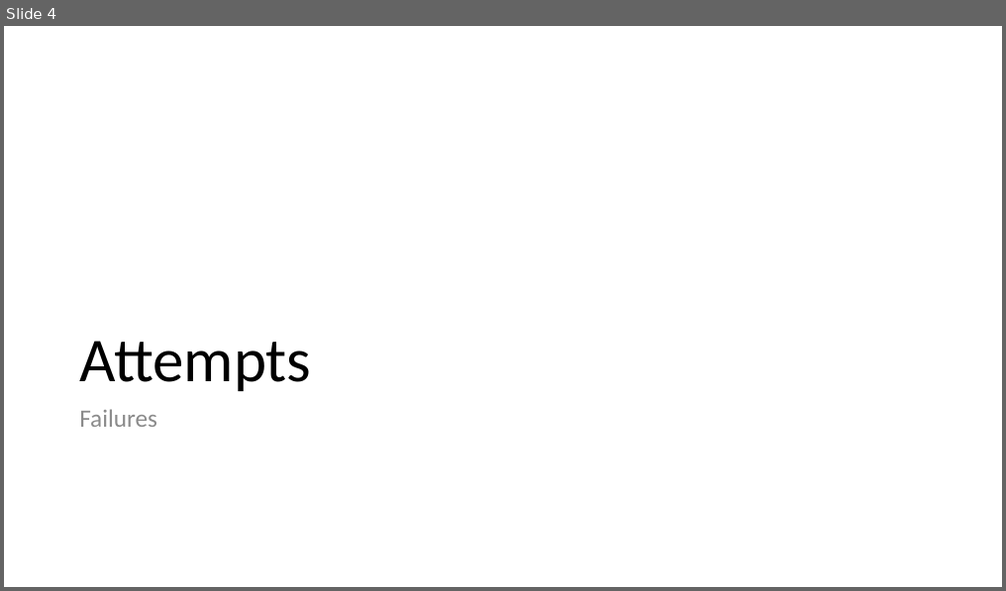
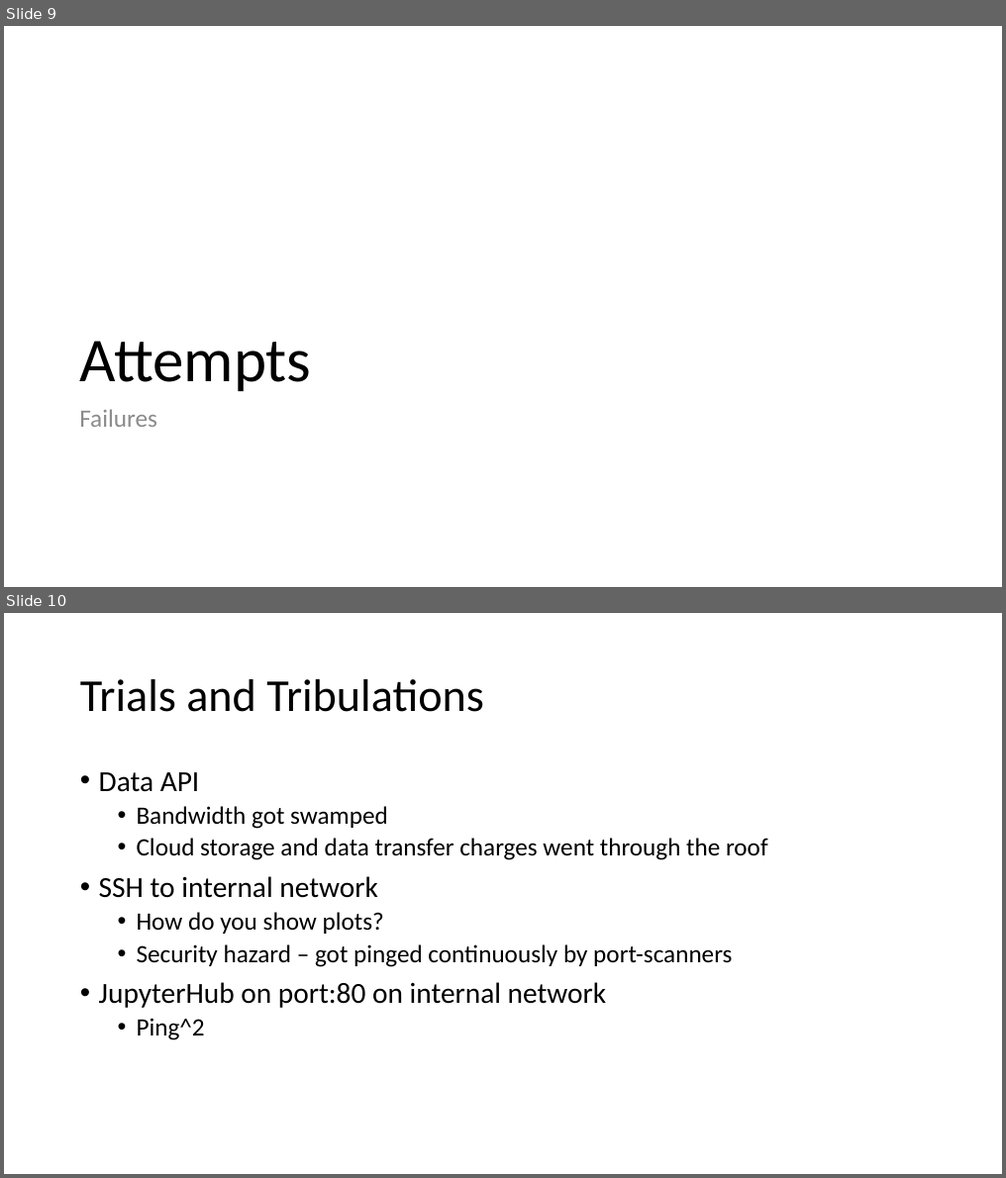
Before and after one commit to shyams80/pluto, a slide deck: media/Pluto.pptx. Shown one above the other, each under a label of ours: slide 4 before the commit, slides 9 and 10 after it. The pictures are 1006x591 and 1006x1178 pixels, drawn with LibreOffice and Linux fonts; fonts in the diff are those of the drawing. Boxes give left, top, right and bottom in pixels: in the first picture for what was removed or moved away, otherwise in the second. Text is boxed around its words. In the diff, an @@ line names an element or a change of style, - is before the commit and + after.

```diff
--- a/media/Pluto.pptx
+++ b/media/Pluto.pptx
@@ slide 10 added at (4,613,1002,1174), background #FFFFFF @@
@@ title added at (80,679,484,712), 44 pt, text #000000 @@
+Trials and Tribulations
@@ text added at (99,772,768,1041), 24 pt, text #000000 @@
+• Data API
+  • Bandwidth got swamped
+  • Cloud storage and data transfer charges went through the roof
+• SSH to internal network
+  • How do you show plots?
+  • Security hazard – got pinged continuously by port-scanners
+• JupyterHub on port:80 on internal network
+  • Ping^2
@@ what was slide 4 is now slide 9 @@
```
Also in this commit, not shown: 8 other slides added, 1 slide removed.
